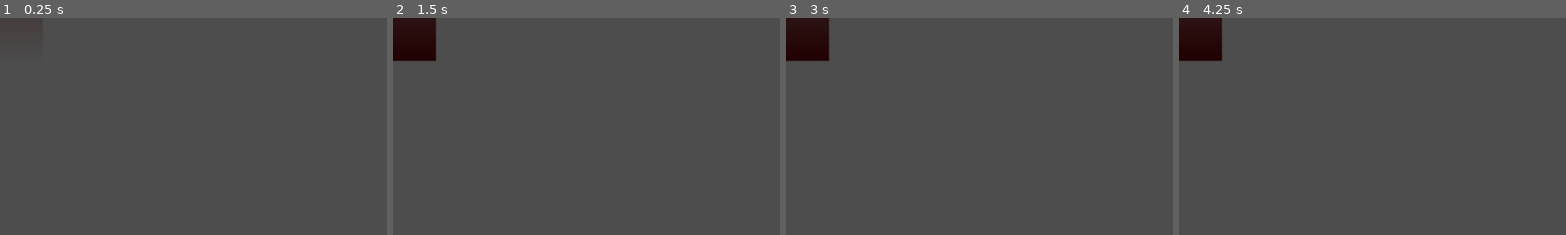
Above: before the commit, frames 1-4 (left to right).
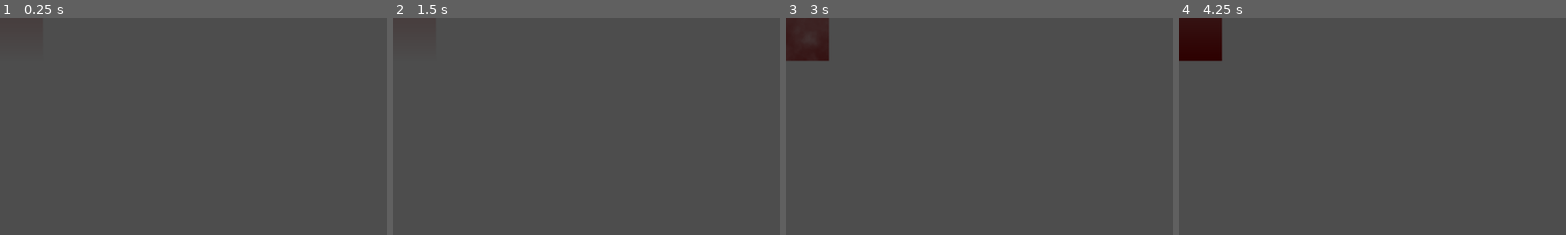
Above: after the commit, the same moments.

Repository: BlurryGames/ShaderSecrets
Game: Godot game, scene res://08Water2D/CreatingTeSide-ViewWaterSurface/creating_the_side-view_water_surface.tscn
Same seed, same stepped clock (60 frames per second), same inputs: the game is played once before the commit and once after it. The project has no main scene, so this scene is started directly. The engine's default icon, where the game draws it, is replaced by a stand-in: a white triangle on a blue panel in a dark square.
Inputs:
- Up to frame 1 (0.25 s): no input
- Up to frame 2 (1.5 s): tap Enter at 0.5 s
- Up to frame 3 (3 s): tap Space at 2 s; tap Enter at 2.75 s
- Up to frame 4 (4.25 s): tap Space at 3.5 s
The pictures show only the part of the screen within x 0-50%, y 0-50%; the shares and areas given below are measured in that part.

The runs differ from the first frame. In frame 2, 2.2% of the frame differs, in the area x 0-12%, y 0-20%; in frame 3, 0.5%; in frame 4, less than 0.1%.

Commit message:
Section8: Water 2D / Lesson5: Adding depth with parallax mapping

Diff:
--- a/08Water2D/CreatingTeSide-ViewWaterSurface/creating_the_side-view_water_surface.gdshader
+++ b/08Water2D/CreatingTeSide-ViewWaterSurface/creating_the_side-view_water_surface.gdshader
@@ -1,4 +1,6 @@
 shader_type canvas_item;
+
+const vec3 VIEW_DIRECTION = vec3(0.0, -0.707, 0.707);
 
 uniform sampler2D screen_texture: hint_screen_texture;
 
@@ -7,6 +9,7 @@
 
 uniform mat3 transform = mat3(vec3(1.0f, 0.0f, 0.0f), vec3(0.0f ,1.0f ,0.0f), vec3(0.0f, 0.0f, 1.0f));
 
+uniform vec4 shadow_color: source_color;
 uniform vec4 water_tint: source_color;
 
 uniform vec2 distortion_scale = vec2(0.5f);
@@ -17,7 +20,9 @@
 uniform float scale_y_factor: hint_range(0.1f, 4.0f, 0.01f) = 2.0f;
 uniform float tile_factor: hint_range(0.1f, 3.0f, 0.01f) = 1.4f;
 
-uniform float reflection_intensity :hint_range(0.01f, 1.0f, 0.01f) = 0.5f;
+uniform float parallax_factor: hint_range(0.0f, 1.0f) = 0.2f;
+
+uniform float reflection_intensity: hint_range(0.01f, 1.0f, 0.01f) = 0.5f;
 
 uniform vec2 scale;
 uniform float zoom_y;
@@ -40,12 +45,18 @@
 	uv_waves.y *= aspect_ratio * scale_y_factor;
 	uv_waves += distortion * distortion_amplitude + vec2(water_time_scale, 0.0f) * TIME;
 
+	float height =  texture(distortion_map, uv_waves * 0.05 + TIME * 0.004).r;
+	vec2 parallax_offset = VIEW_DIRECTION.xy / VIEW_DIRECTION.z * height * parallax_factor + 0.2;
+	uv_waves -= parallax_offset;
+
 	float uv_size_ratio_v = SCREEN_PIXEL_SIZE.y / TEXTURE_PIXEL_SIZE.y;
 	vec2 uv_reflected = vec2(SCREEN_UV.x, SCREEN_UV.y + uv.y * uv_size_ratio_v * 2.0 * scale.y * zoom_y);
 	uv_reflected += vec2(0.0f, uv_size_ratio_v) * distortion * distortion_amplitude;
+	uv_reflected -= parallax_offset * vec2(0.0, uv_size_ratio_v);
 
 	vec4 color_reflection = texture(screen_texture, uv_reflected);
 	vec4 color_water = texture(TEXTURE, uv_waves) * water_tint;
+	color_water.rgb = mix(color_water.rgb, color_water.rgb * shadow_color.rgb, parallax_factor - height);
 	float transition = texture(transition_gradient, vec2(1.0f - UV.y, 1.0f)).r;
 
 	COLOR = mix(color_water, color_reflection, transition * reflection_intensity);
--- a/08Water2D/CreatingTeSide-ViewWaterSurface/creating_the_side-view_water_surface.tscn
+++ b/08Water2D/CreatingTeSide-ViewWaterSurface/creating_the_side-view_water_surface.tscn
@@ -16,6 +16,7 @@
 [sub_resource type="ShaderMaterial" id="ShaderMaterial_mqh7j"]
 shader = ExtResource("1_ydnnp")
 shader_parameter/transform = Basis(1, 0, 0, 0, 1, 0, 0, 0, 1)
+shader_parameter/shadow_color = null
 shader_parameter/water_tint = Color(1, 0, 0, 1)
 shader_parameter/distortion_scale = Vector2(0.5, 0.5)
 shader_parameter/distortion_time_scale = 0.05
@@ -23,6 +24,7 @@
 shader_parameter/water_time_scale = 0.1
 shader_parameter/scale_y_factor = 2.0
 shader_parameter/tile_factor = 1.4
+shader_parameter/parallax_factor = 0.2
 shader_parameter/reflection_intensity = 0.5
 shader_parameter/scale = Vector2(0, 0)
 shader_parameter/zoom_y = null
